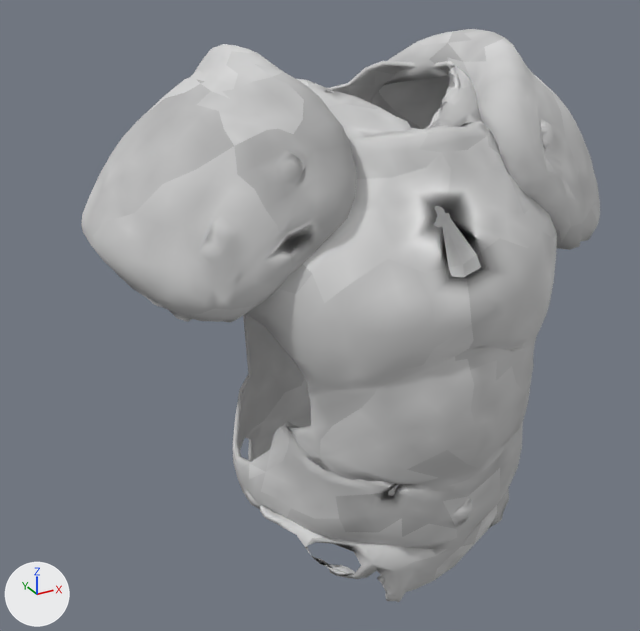
What one commit did to the glTF model hollowmere/Assets/Resources/Gear/Fitted/leather/t1_chest.glb.
One viewpoint serves both versions: a camera (50 mm lens) standing at (-0.481, -0.749, 1.64) and looking at (-0.054, 0.027, 1.252). Every picture has the same lights, and +X, +Y and +Z are marked at lower left. The older version comes first. Vertices at exactly the same position are counted once.

The first picture shows 'chest_t1'.
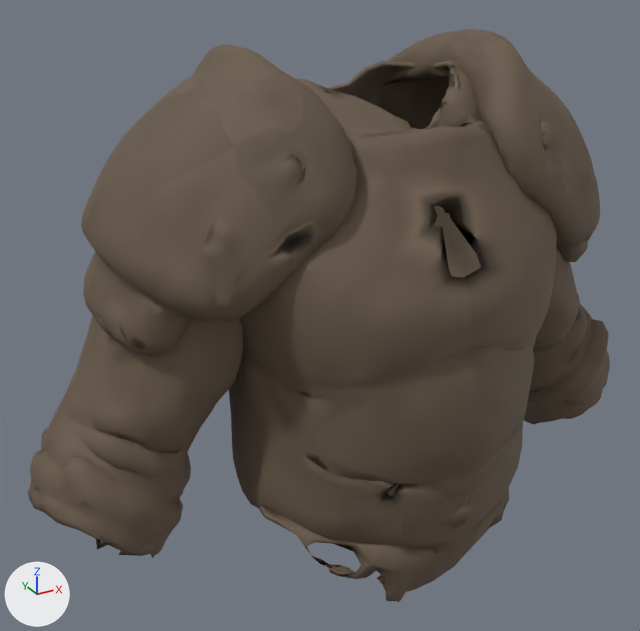
Changed parts and their boxes [x1, y1, x2, y2] in the pictures (640 x 631 px):
'chest_t1', surface changed, reshaped (grey to brown, 12% wider)
    before: [81, 29, 600, 602]
    after: [28, 29, 610, 602]
part 1 of me_chest_t1, built on
    before: [91, 234, 557, 519]
    after: [28, 234, 610, 558]

The change, as a list of edits to the scene's bpy script:
```text
Add img_leather_cloth:
    img_leather_cloth = load_image('leather_cloth', '_unpacked/leather_cloth', 512, 512, 'sRGB')
Add img_leather_mr:
    img_leather_mr = load_image('leather_mr', '_unpacked/leather_mr', 16, 16, 'Non-Color')
Change mat_leather_cloth:
    where n0 = _N.new('ShaderNodeBsdfPrincipled'); n0.name = 'Principled BSDF'
    remove n0.inputs[2].default_value = 0.9  # 'Roughness'
    where n2 = _N.new('ShaderNodeTexImage'); n2.name = 'Image Texture'
    n2.image: img_leather_grain -> img_leather_cloth
    add n3 = _N.new('ShaderNodeSeparateColor'); n3.name = 'Separate Color'
    add n4 = _N.new('ShaderNodeTexImage'); n4.name = 'Image Texture.001'
    add n4.image = img_leather_mr
    add _L.new(n3.outputs[2], n0.inputs[1])  # 'Blue' to 'Metallic'
    add _L.new(n3.outputs[1], n0.inputs[2])  # 'Green' to 'Roughness'
    add _L.new(n4.outputs[0], n3.inputs[0])  # 'Color' to 'Color'
Change me_chest_t1:
    used by ob_chest_t1; location = (0.0, 0.0, 0.0)
    remove me_chest_t1.from_pydata(...)  # 4728 vertices, 9488 faces; spans x -0.291..0.293, y -0.18..0.184, z 0.982..1.54
    add me_chest_t1.from_pydata(...)  # 7498 vertices, 15026 faces; spans x -0.378..0.377, y -0.18..0.184, z 0.982..1.54
    me_chest_t1 part 1: 655 vertices moved from x -0.286..0.282, y -0.136..0.157, z 1.09..1.362 to x -0.286..0.283, y -0.135..0.158, z 1.091..1.362; 231 vertices removed from x -0.274..0.275, y -0.115..0.143, z 1.11..1.359; 3001 vertices added at x -0.378..0.377, y -0.101..0.143, z 1.025..1.347
```
